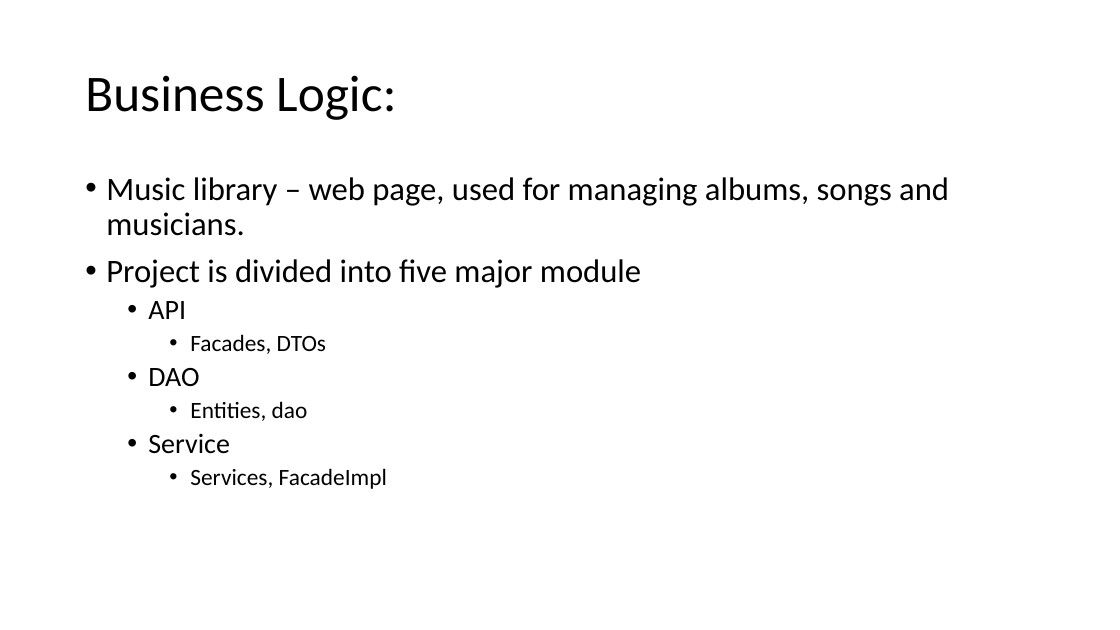
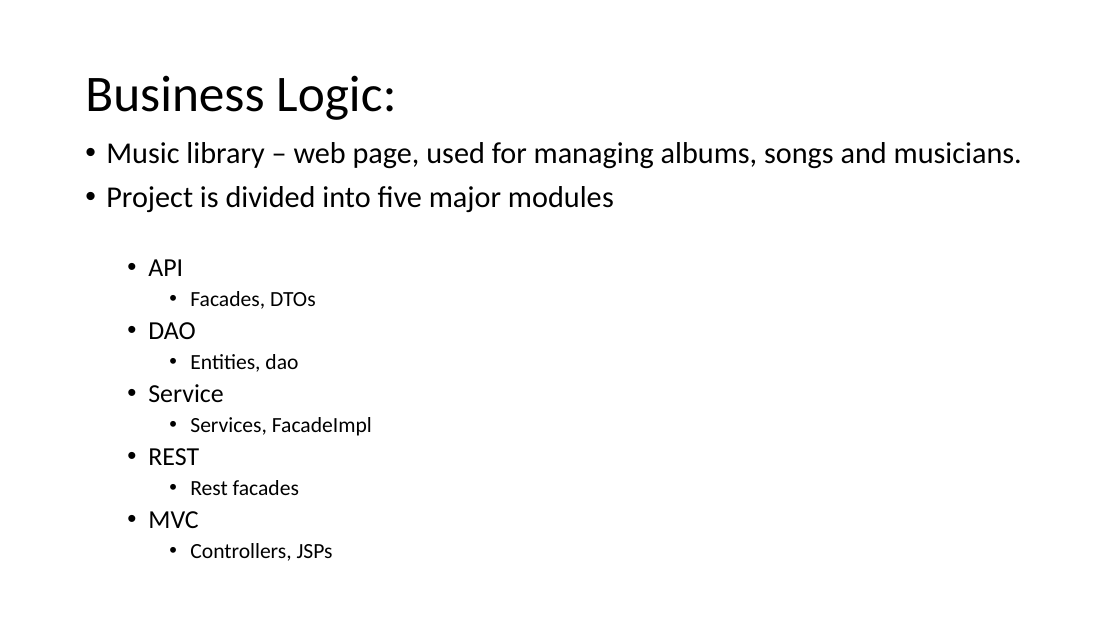
Before and after one commit to Funzi/Music-Library, a slide deck: slide 2 of prezentace.pptx. Drawn at 1120x630 pixels with LibreOffice and Linux fonts; fonts in the diff are those of the drawing. Boxes give left, top, right and bottom in pixels: in the first picture for what was removed or moved away, otherwise in the second. Text is boxed around its words. In the diff, an @@ line names an element or a change of style, - is before the commit and + after.

```diff
--- a/prezentace.pptx
+++ b/prezentace.pptx
@@ text "Music library – web page, ...": place and size @@
-text "Music library – web page, ..." at box(106, 177, 949, 489)
+text "Music library – web page, ..." at box(106, 142, 1022, 561)
@@ text at box(106, 142, 1022, 436): size 28 to 25.9 pt in "Music library – web page, used for ..."; size 24 to 22.2 pt in "API", "DAO", "Service"; size 20 to 18.5 pt in "Facades, DTOs", "Entities, dao", "Services, FacadeImpl" @@
@@ text at box(106, 186, 614, 212): text changed; size 28 to 25.9 pt @@
-• Project is divided into five major module
+• Project is divided into five major modules
@@ text at box(148, 448, 333, 561): paragraphs added @@
+  • REST
+    • Rest facades
+  • MVC
+    • Controllers, JSPs
```
Also in this commit, not shown: 3 other slides changed.
